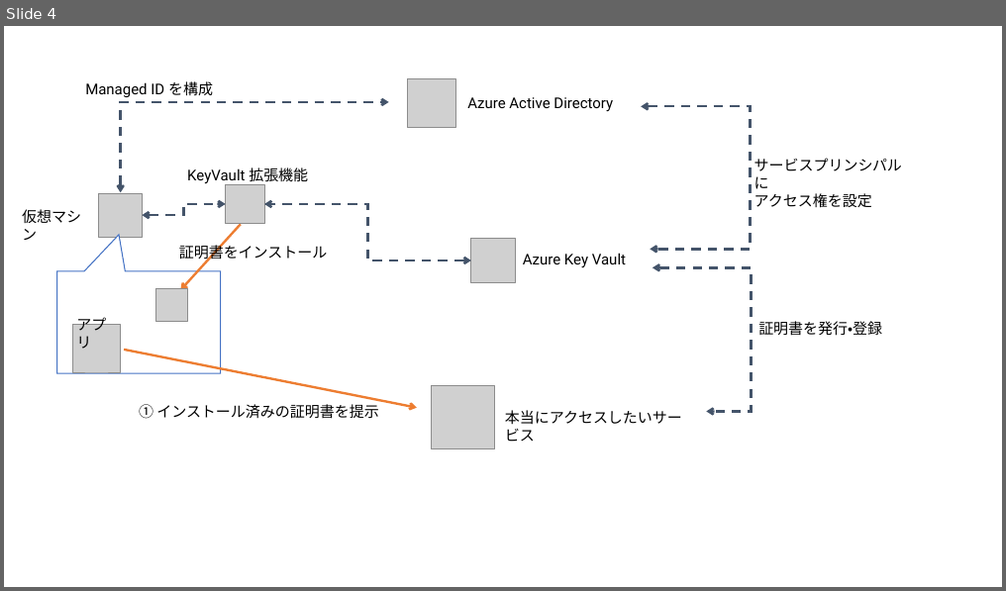
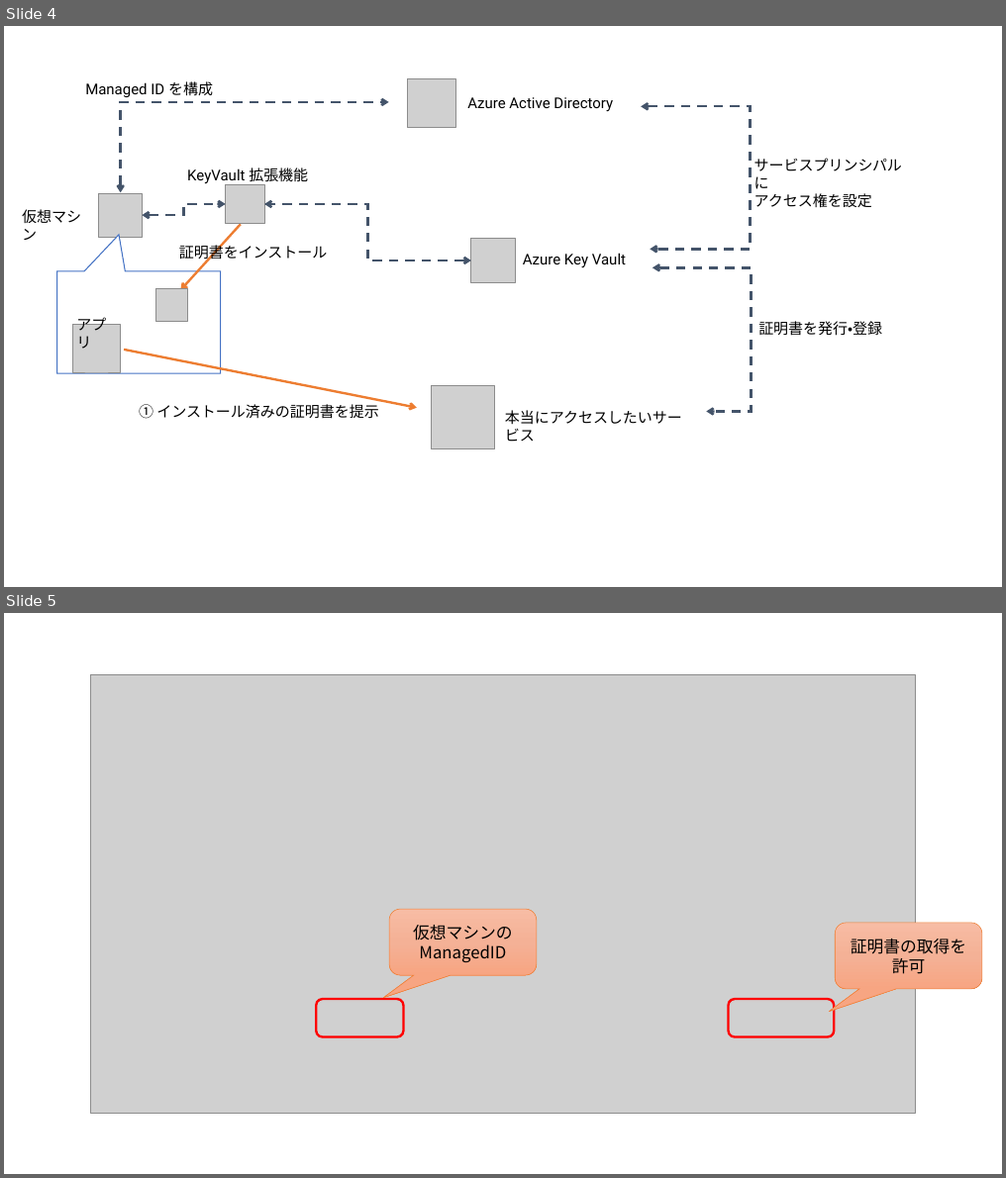
Before and after one commit to ayuina/ainaba-csa-blog, a slide deck: vmextension-for-azurekeyvault/images/figures.pptx. Shown one above the other, each under a label of ours: slide 4 before the commit, slides 4 and 5 after it. The pictures are 1006x591 and 1006x1178 pixels, drawn with LibreOffice and Linux fonts; fonts in the diff are those of the drawing; grey boxes stand for pictures. Boxes give left, top, right and bottom in pixels: in the first picture for what was removed or moved away, otherwise in the second. Text is boxed around its words. In the diff, an @@ line names an element or a change of style, - is before the commit and + after.

```diff
--- a/vmextension-for-azurekeyvault/images/figures.pptx
+++ b/vmextension-for-azurekeyvault/images/figures.pptx
@@ slide 5 added at (4,613,1002,1174), background #FFFFFF @@
@@ picture added at (91,674,915,1113) @@
@@ rounded speech box added at (389,909,537,976), fill gradient #F7BDA5 to #F5B196 to #F8A582, outline #ED7D31 0.5 pt, 16 pt, text #000000 @@
+仮想マシンの
+ManagedID
@@ rounded speech box added at (835,923,982,989), fill gradient #F7BDA5 to #F5B196 to #F8A582, outline #ED7D31 0.5 pt, 16 pt, text #000000 @@
+証明書の取得を許可
@@ rounded rectangle added at (316,999,404,1038), outline #FF0000 2.25 pt @@
@@ rounded rectangle added at (729,999,835,1038), outline #FF0000 2.25 pt @@
```
Also in this commit, not shown: 1 other slide added, 4 other files.
